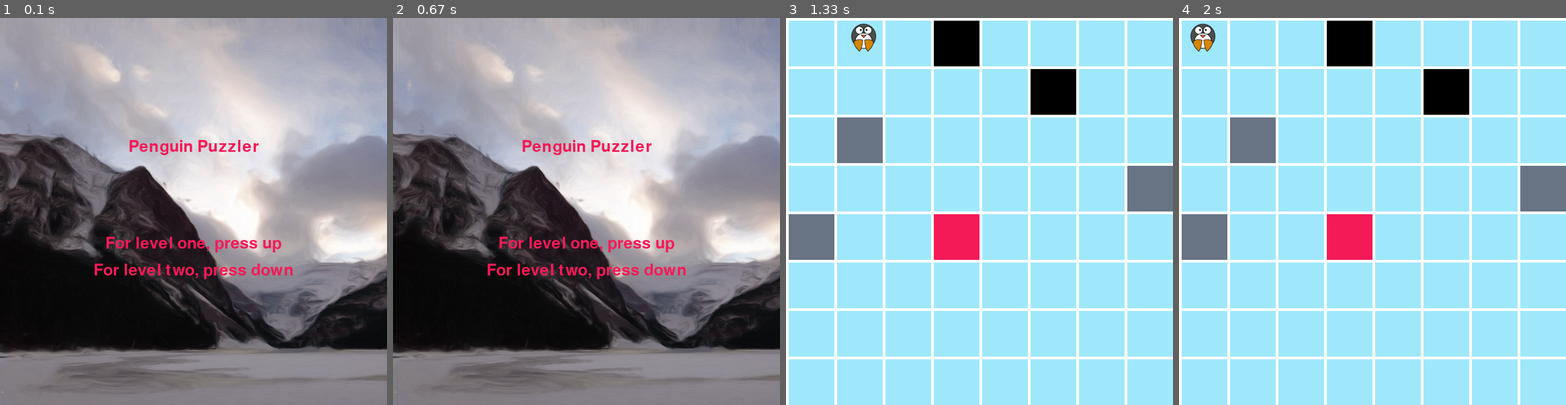
Above: before the commit, frames 1-4 (left to right).
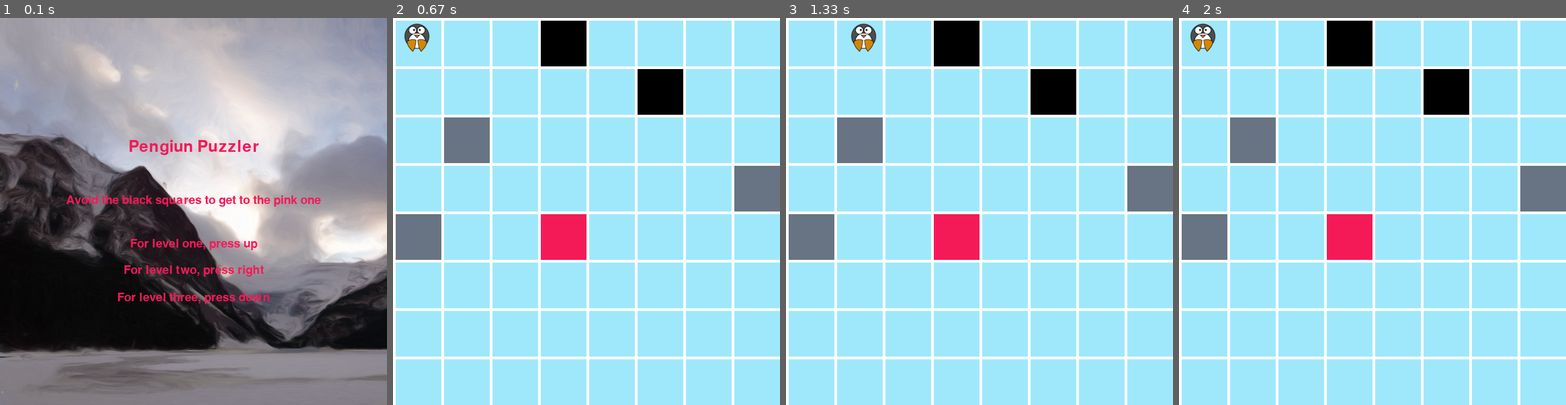
Above: after the commit, the same moments.

Repository: hannah-rackley/my_pygame
Game: pygame game, started from main.py
Two runs of this game, one before a commit and one after it. Both use one fixed random seed, a clock stepped at 60 frames per second and the inputs below.
Inputs:
- Up to frame 1 (0.1 s): no input
- Up to frame 2 (0.67 s): hold Right from 0.33 s (still down)
- Up to frame 3 (1.33 s): release Right at 0.8 s; hold Up 0.83-1.13 s; hold Right from 1.17 s (still down)
- Up to frame 4 (2 s): release Right at 1.63 s

The runs differ from the first frame. In frame 1, 2.5% of the frame differs, in the area x 17-83%, y 31-74%; in frame 2, 99%, in the area x 0-100%, y 0-100%; in frame 3, nothing differs; in frame 4, nothing differs.

Commit message:
Created third level. Updated instructions and title screen.

Diff:
--- a/main.py
+++ b/main.py
@@ -217,13 +217,13 @@
 
     pygame.display.update()
 
-#Messages to be passed into tect creation functions
+#Messages to be passed into text creation functions
 win_message = "You won! Try another level!!"
-start_message = 'Penguin Puzzler'
+start_message = 'Pengiun Puzzler'
 
 #display text smaller
 def display_instruction_text(text, x):
-    mediumText = pygame.font.Font('freesansbold.ttf', 30)
+    mediumText = pygame.font.Font('freesansbold.ttf', 22)
     TextSurf, TextRect = make_text(text, mediumText)
     TextRect.center = ((width/2), (height - x))
     screen.blit(TextSurf, TextRect)
@@ -234,44 +234,40 @@
     if pressed[pygame.K_UP]:
         level_choice = 0
         return level_choice
-    elif pressed[pygame.K_DOWN]:
+    elif pressed[pygame.K_RIGHT]:
         level_choice = 1
         return level_choice
+    elif pressed[pygame.K_DOWN]:
+        level_choice = 2
+        return level_choice
 
 #easy level
-easy_winner_pos = [3, 4]
+easy_winner_pos = [2, 6]
 
 easy_hole_dict = {
+    'hole2': [5, 3]
+}
+
+easy_rock_dict = {
+    'rock1': [0, 4],
+    'rock2': [7, 5],
+}
+easy_level = Level(easy_winner_pos, easy_hole_dict, easy_rock_dict)
+
+#medium level
+medium_winner_pos = [3, 4]
+
+medium_hole_dict = {
     'hole1': [3, 0],
     'hole2': [5, 1]
 }
 
-easy_rock_dict = {
+medium_rock_dict = {
     'rock1': [7, 3],
     'rock2': [0, 4],
     'rock3': [1, 2],
 }
-easy_level = Level(easy_winner_pos, easy_hole_dict, easy_rock_dict)
-
-#hard level
-hard_winner_pos = [5, 7]
-
-hard_hole_dict = {
-    'hole1': [4, 7],
-    'hole2': [6, 7]
-}
-
-hard_rock_dict = {
-    'rock1': [2, 0],
-    'rock2': [1, 2],
-    'rock3': [2, 2],
-    'rock4': [6, 3],
-    'rock5': [1, 4],
-    'rock6': [3, 5],
-    'rock7': [2, 6],
-    'rock8': [7, 7]
-}
-hard_level = Level(hard_winner_pos, hard_hole_dict, hard_rock_dict)
+medium_level = Level(medium_winner_pos, medium_hole_dict, medium_rock_dict)
 
 #hard level
 hard_winner_pos = [5, 7]
@@ -307,7 +303,7 @@
                 if event.key == pygame.K_ESCAPE:
                     exit()
                 pressed = pygame.key.get_pressed()
-                if pressed[pygame.K_UP] or pressed[pygame.K_DOWN]:
+                if pressed[pygame.K_UP] or pressed[pygame.K_DOWN] or pressed[pygame.K_RIGHT]:
                     start_game = True
                 else:
                     pressed = pygame.key.get_pressed()
@@ -315,8 +311,10 @@
 
         screen.blit(background_image, [0, 0])
         display_medium_text(message)
+        display_instruction_text("Avoid the black squares to get to the pink one", 380)
         display_instruction_text("For level one, press up", 300)
-        display_instruction_text("For level two, press down", 250)
+        display_instruction_text("For level two, press right", 250)
+        display_instruction_text("For level three, press down", 200)
 
         pygame.display.update()
         clock.tick(60)
@@ -334,6 +332,12 @@
         for player in winner_list:
             winner = player
     elif level == 1:
+        hole_list = medium_level.get_hole_list()
+        rock_list = medium_level.get_rock_list()
+        winner_list = medium_level.get_winner_list()
+        for player in winner_list:
+            winner = player
+    elif level == 2:
         hole_list = hard_level.get_hole_list()
         rock_list = hard_level.get_rock_list()
         winner_list = hard_level.get_winner_list()
